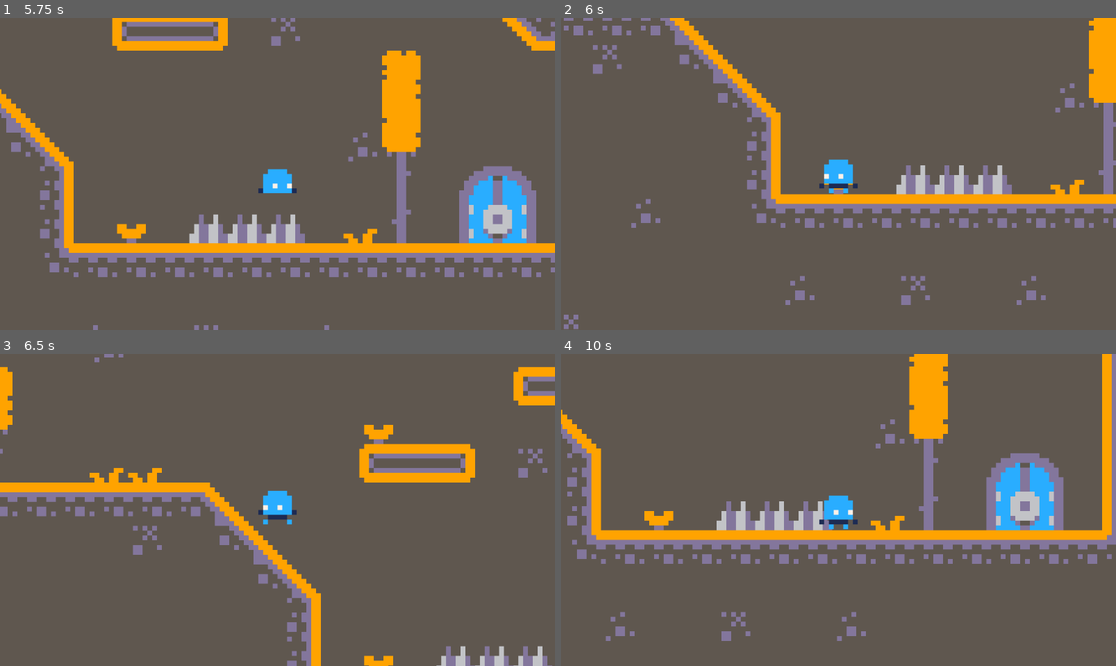
Above: before the commit, frames 1-4 (two rows, left to right).
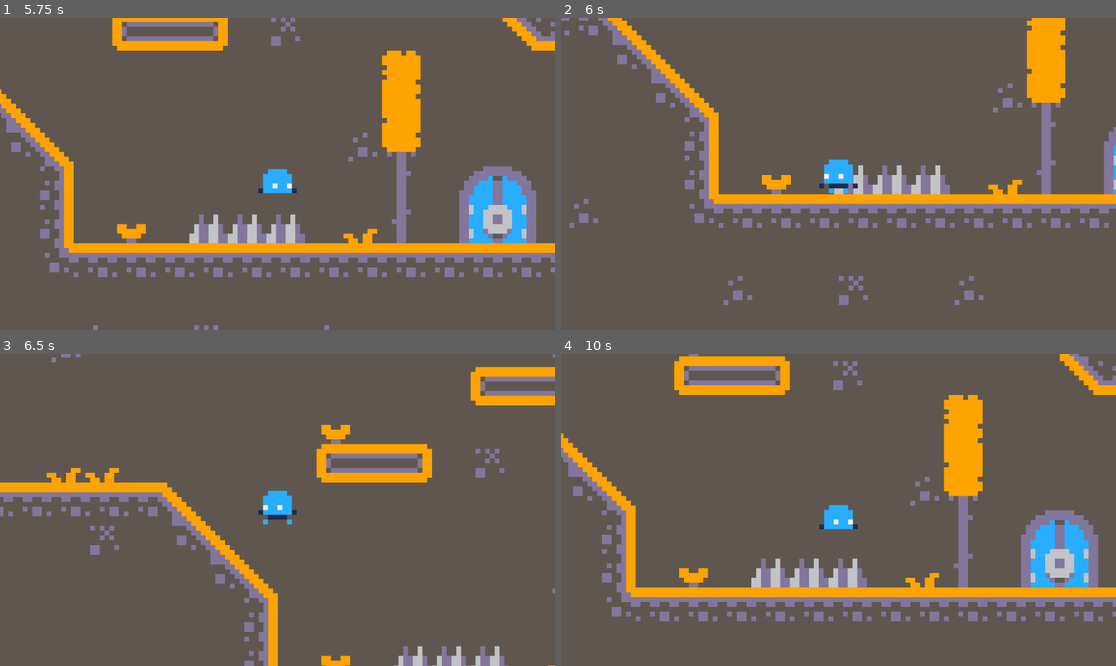
Above: after the commit, the same moments.

Repository: GreenM4x/rng_godot_game
Game: Godot game, scene res://Sceanes/level_01.tscn
Same seed, same stepped clock (60 frames per second), same inputs: the game is played once before the commit and once after it.
Inputs:
- Up to frame 1 (5.75 s): tap Enter at 0.5 s; hold D (move_right) 0.53-2.03 s; tap W (jump) at 0.77, 1.52, 3.02, 3.77, 4.52 s; hold A (move_left) 2.03-2.78 s; hold D (move_right) 2.78-4.28 s; hold A (move_left) 4.28-5.03 s; hold D (move_right) from 5.03 s (still down)
- Up to frame 2 (6 s): release D (move_right) at 5.78 s; hold A (move_left) from 5.78 s (still down)
- Up to frame 3 (6.5 s): keep holding A (move_left); tap W (jump) at 6.02 s
- Up to frame 4 (10 s): tap W (jump) at 6.77, 7.52, 9.02, 9.77 s; release A (move_left) at 7.28 s; hold D (move_right) 7.28-9.53 s; hold A (move_left) from 9.53 s (still down)

Frame 1 is identical in both runs. In frame 2, 15% of the frame differs, in the area x 0-100%, y 0-100%; in frame 3, 12%; in frame 4, 32%, in the area x 0-100%, y 0-92%.

Commit message:
knockback update

Diff:
--- a/Scripts/player.gd
+++ b/Scripts/player.gd
@@ -91,7 +91,7 @@
 func handle_knockback(delta: float) -> void:
 	if knockback_timer > 0.0:
 		velocity.x = knockback.x
-		velocity.y += gravity * delta  # Gravity läuft weiter
+		velocity.y += knockback.y  # Gravity läuft weiter
 		knockback_timer -= delta
 		if knockback_timer <= 0.0:
 			knockback = Vector2.ZERO
@@ -105,11 +105,14 @@
 
 			# Knockback-Richtung: aus Bewegungsrichtung
 			var dir_x = -sign(velocity.x)
+			var dir_y = -sign(velocity.y)
 			if dir_x == 0:
-				dir_x = -1  # fallback: nach links schubsen
+				dir_x = -1
+			if dir_y == 0:
+				dir_y = 0
 
-			var knock_dir = Vector2(dir_x, -0.5).normalized()
-			apply_knockback(knock_dir, 150.0, 0.2)
+			var knock_dir = Vector2(dir_x, dir_y).normalized()
+			apply_knockback(knock_dir, 150.0, 0.02)
 			return
 		if body.name == "Door" && hasKey == false:
 			print("Needkey")
